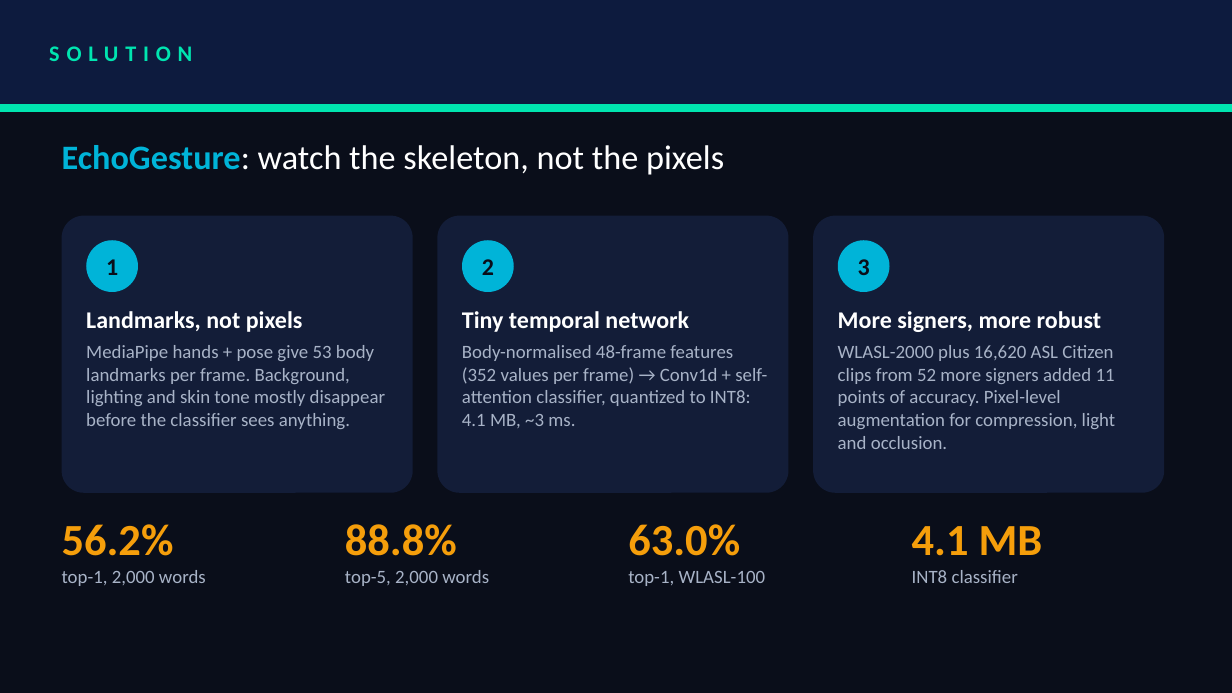
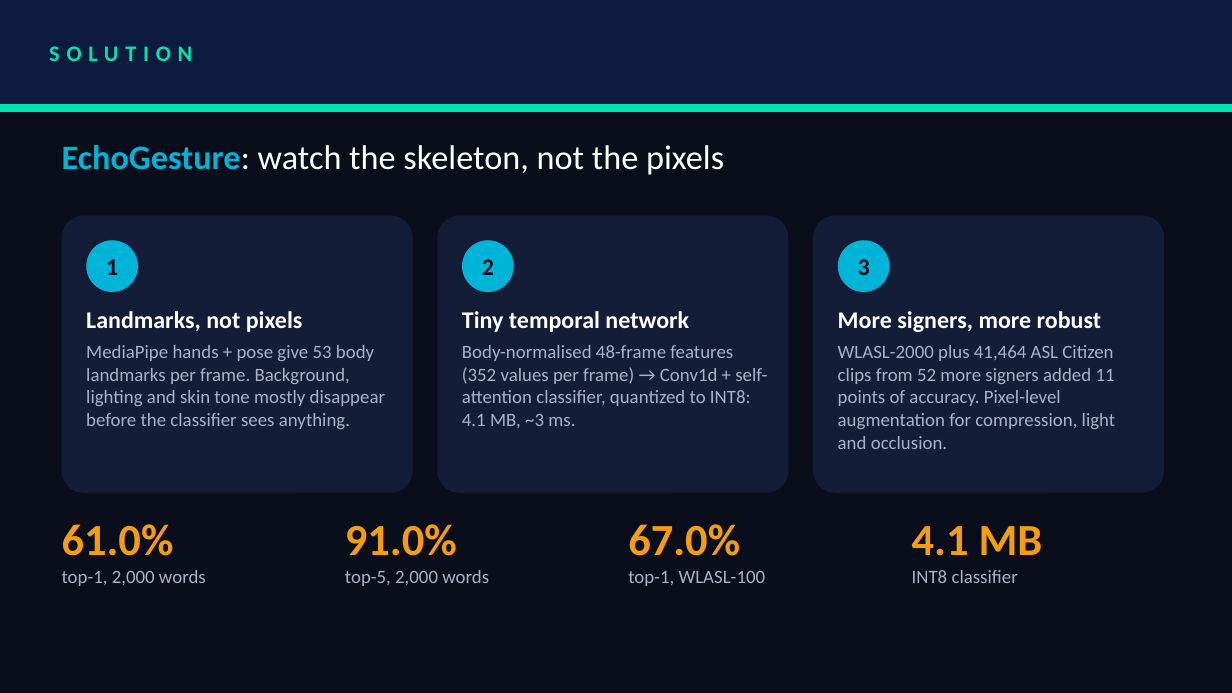
Before and after one commit to Animeha123/echogesture, a slide deck: slide 3 of docs/gods_plan_EchoGesture.pptx. Drawn at 1232x693 pixels with LibreOffice and Linux fonts; fonts in the diff are those of the drawing. Boxes give left, top, right and bottom in pixels: in the first picture for what was removed or moved away, otherwise in the second. Text is boxed around its words. In the diff, an @@ line names an element or a change of style, - is before the commit and + after.

```diff
--- a/docs/gods_plan_EchoGesture.pptx
+++ b/docs/gods_plan_EchoGesture.pptx
@@ text at <box>838,345,1116,449</box>: text changed @@
-WLASL-2000 plus 16,620 ASL Citizen clips from 52 more signers added 11 points of accuracy. Pixel-level augmentation for compression, light and occlusion.
+WLASL-2000 plus 41,464 ASL Citizen clips from 52 more signers added 11 points of accuracy. Pixel-level augmentation for compression, light and occlusion.
@@ text at <box>62,524,174,556</box>: text changed @@
-56.2%
+61.0%
@@ text at <box>345,524,457,556</box>: text changed @@
-88.8%
+91.0%
@@ text at <box>628,524,740,556</box>: text changed @@
-63.0%
+67.0%
```
Also in this commit, not shown: 6 other slides changed, 44 other files.
